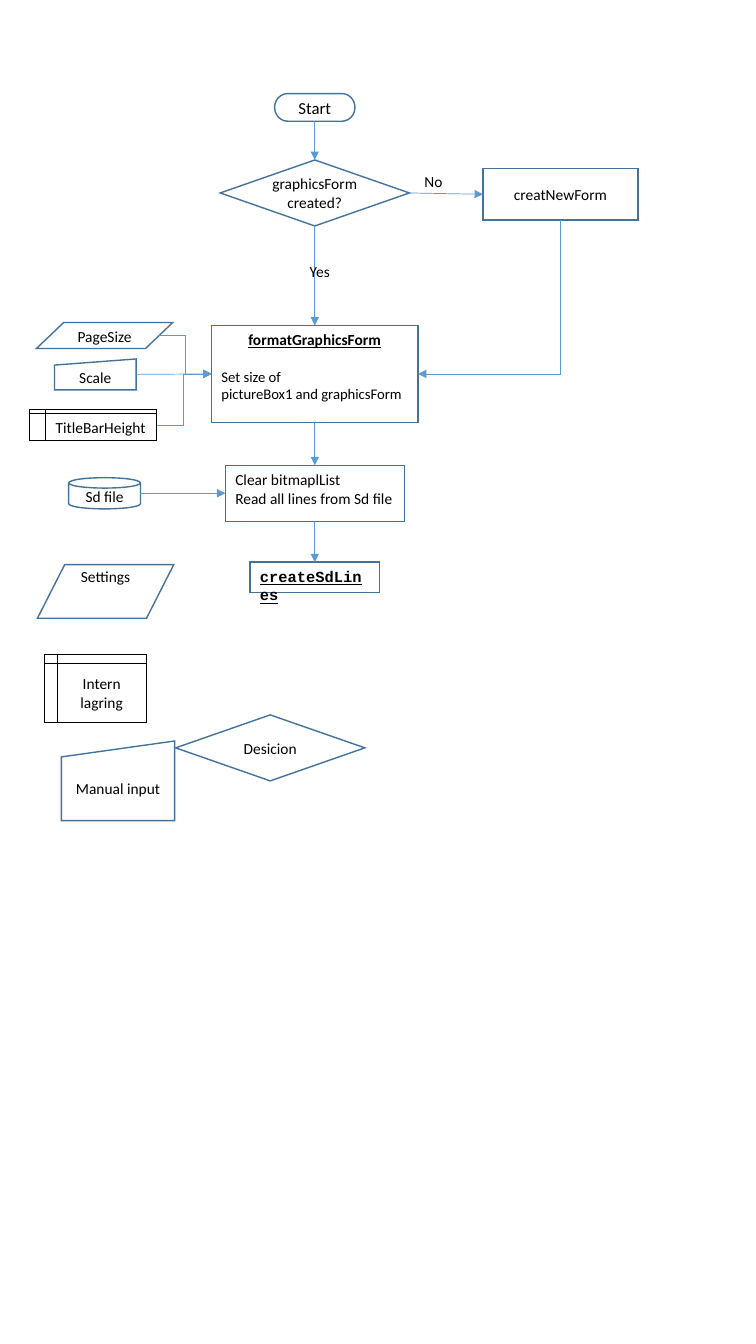
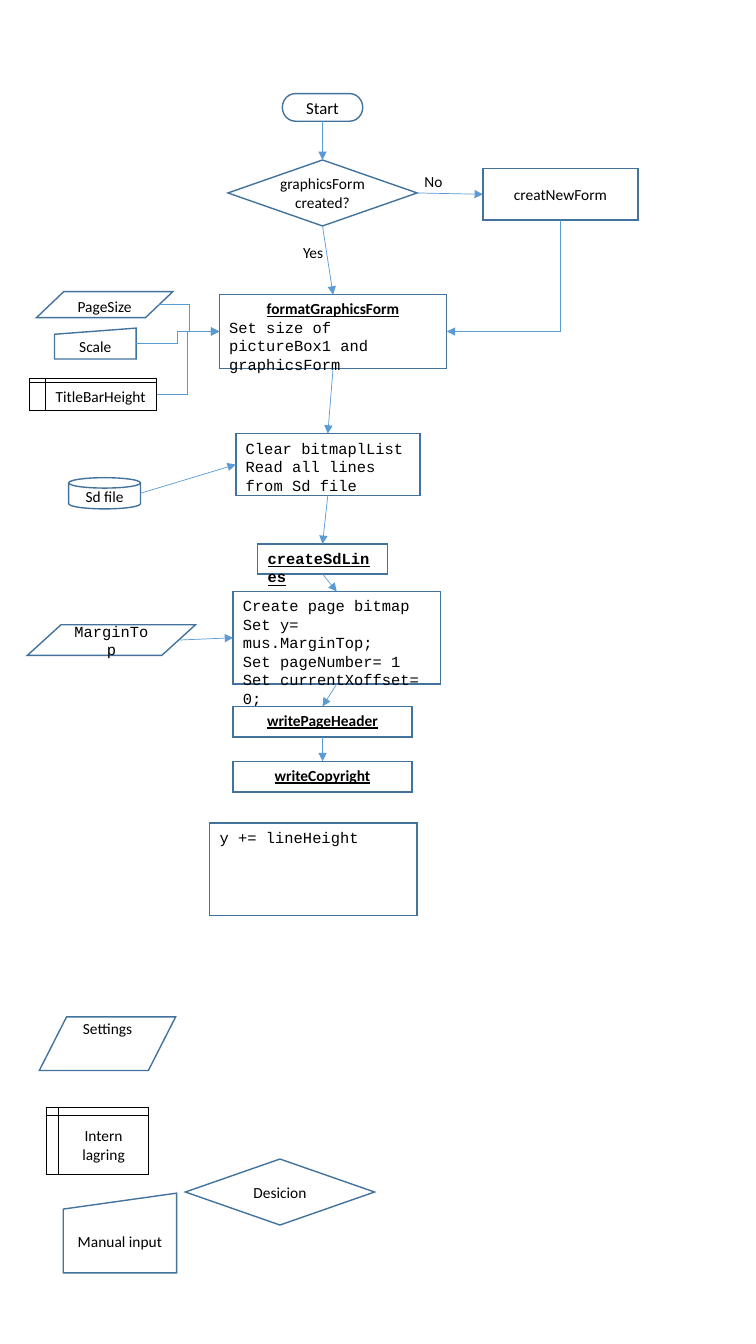
Before and after one commit to trygveb/SdGraphics, a slide deck: slide 1 of Presentation1.pptx. Drawn at 756x1344 pixels with LibreOffice and Linux fonts; fonts in the diff are those of the drawing. Boxes give left, top, right and bottom in pixels: in the first picture for what was removed or moved away, otherwise in the second. Text is boxed around its words. In the diff, an @@ line names an element or a change of style, - is before the commit and + after.

```diff
--- a/Presentation1.pptx
+++ b/Presentation1.pptx
@@ 1 pill shape, 1 diamond, 1 arrow: place and size @@
-1 pill shape, 1 diamond, 1 arrow at (220, 94, 409, 226)
+1 pill shape, 1 diamond, 1 arrow at (228, 94, 417, 226)
@@ arrow moved from (409, 193) - (483, 195) to (417, 193) - (483, 195) @@
@@ text "Yes" rewrapped from (310, 264, 330, 282) to (303, 248, 323, 258) @@
@@ arrow moved from (314, 226) - (314, 326) to (323, 226) - (333, 294) @@
@@ elbow arrow moved from (560, 220) - (418, 374) to (560, 220) - (447, 332) @@
@@ 1 flow chart manual input, 1 flow chart internal storage, 1 flow chart input output: place and size @@
-1 flow chart manual input, 1 flow chart internal storage, 1 flow chart input output at (29, 323, 172, 440)
+1 flow chart manual input, 1 flow chart internal storage, 1 flow chart input output at (29, 291, 172, 410)
@@ rectangle "formatGraphicsForm": place and size @@
-rectangle "formatGraphicsForm" at (212, 326, 418, 422)
+rectangle "formatGraphicsForm" at (220, 294, 448, 368)
@@ elbow arrow moved from (159, 336) - (212, 374) to (159, 304) - (220, 332) @@
@@ text in rectangle at (229, 322, 368, 375): text changed; size 10.5 to 11 pt; font Calibri to Courier New @@
-Set size of
-pictureBox1 and graphicsForm
+Set size of pictureBox1 and graphicsForm
@@ arrow moved from (136, 374) - (212, 374) to (136, 344) - (220, 332) @@
@@ arrow (136, 344) - (220, 332): arrow to elbow arrow @@
@@ elbow arrow moved from (156, 425) - (212, 374) to (156, 394) - (220, 332) @@
@@ arrow moved from (314, 422) - (314, 466) to (333, 368) - (328, 433) @@
@@ rectangle "Clear bitmaplList": place and size @@
-rectangle "Clear bitmaplList" at (226, 466, 404, 522)
+rectangle "Clear bitmaplList" at (236, 433, 420, 495)
@@ rectangle "Clear bitmaplList" at (236, 433, 420, 495): font Calibri to Courier New @@
@@ arrow moved from (140, 493) - (226, 493) to (140, 493) - (236, 465) @@
@@ arrow moved from (314, 521) - (314, 562) to (328, 495) - (323, 544) @@
@@ rectangle "createSdLines": place and size @@
-rectangle "createSdLines" at (250, 562, 380, 593)
+rectangle "createSdLines" at (258, 544, 388, 575)
@@ rectangle added at (233, 592, 440, 684), outline #43739E 1 pt, 11 pt, text #000000 @@
+Create page bitmap
+Set y= mus.MarginTop;
+Set pageNumber= 1
+Set currentXoffset= 0;
@@ arrow added from (323, 574) to (337, 592), #5B9BD5 0.5 pt @@
@@ flow chart input output added at (27, 625, 196, 655), outline #43739E 1 pt, 11 pt, text #000000 @@
+MarginTop
@@ arrow added from (178, 640) to (233, 638), #5B9BD5 0.5 pt @@
@@ arrow added from (337, 684) to (323, 707), #5B9BD5 0.5 pt @@
@@ rectangle added at (233, 707, 411, 738), outline #43739E 1 pt, 11 pt, text #000000, bold, underline @@
+writePageHeader
@@ arrow added from (323, 737) to (323, 761), #5B9BD5 0.5 pt @@
@@ rectangle added at (233, 761, 411, 792), outline #43739E 1 pt, 11 pt, text #000000, bold, underline @@
+writeCopyright
@@ rectangle added at (210, 823, 417, 915), outline #43739E 1 pt, 11 pt, text #000000 @@
+y += lineHeight
@@ flow chart input output "Settings": place and size @@
-flow chart input output "Settings" at (37, 564, 173, 618)
+flow chart input output "Settings" at (39, 1017, 175, 1070)
@@ flow chart internal storage "Intern lagring": place and size @@
-flow chart internal storage "Intern lagring" at (44, 655, 147, 723)
+flow chart internal storage "Intern lagring" at (46, 1107, 149, 1174)
@@ diamond "Desicion": place and size @@
-diamond "Desicion" at (175, 715, 365, 780)
+diamond "Desicion" at (185, 1159, 375, 1225)
@@ flow chart manual input "Manual input": place and size @@
-flow chart manual input "Manual input" at (61, 741, 174, 821)
+flow chart manual input "Manual input" at (64, 1193, 176, 1273)
```
Also in this commit, not shown: 1 slide added, 1 slide removed, 6 other files.
